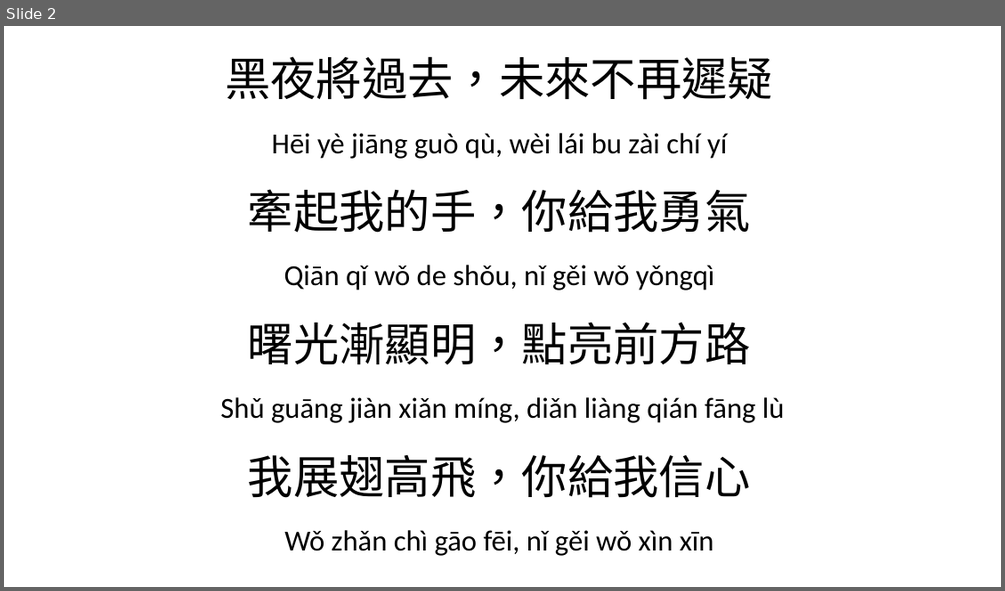
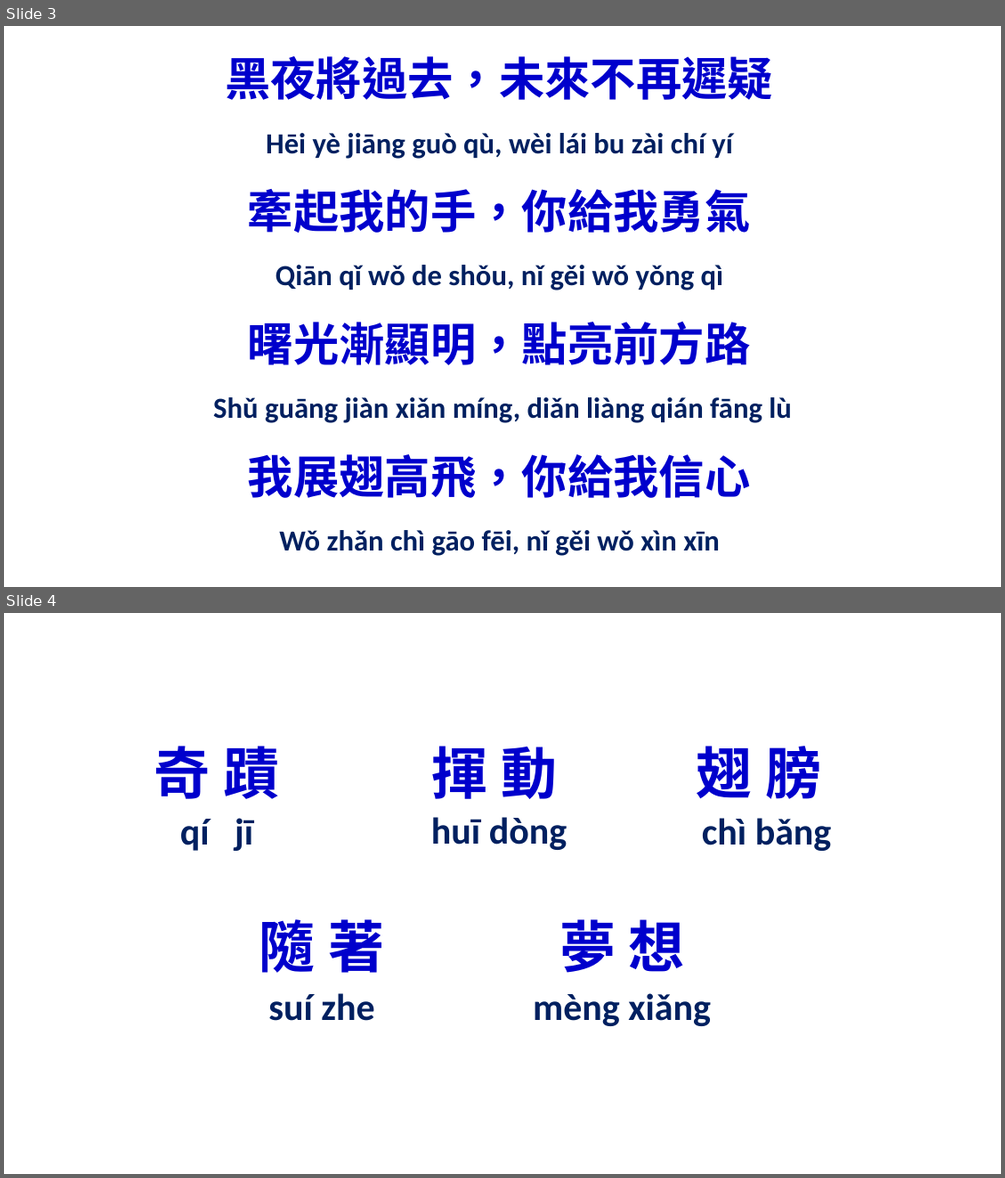
Before and after one commit to batisuoc/free-school-class, a slide deck: chinese/相信有愛就有奇蹟.pptx. Shown one above the other, each under a label of ours: slide 2 before the commit, slides 3 and 4 after it. The pictures are 1005x591 and 1005x1178 pixels, drawn with LibreOffice and Linux fonts; fonts in the diff are those of the drawing; background and template pictures are left out. Boxes give left, top, right and bottom in pixels: in the first picture for what was removed or moved away, otherwise in the second. Text is boxed around its words. In the diff, an @@ line names an element or a change of style, - is before the commit and + after.

```diff
--- a/chinese/相信有愛就有奇蹟.pptx
+++ b/chinese/相信有愛就有奇蹟.pptx
@@ slide 4 added at [4, 613, 1001, 1174], background picture (left out) @@
@@ text added at [154, 746, 279, 799], 54 pt, text #0000CC, bold @@
+奇 蹟
@@ text added at [432, 746, 557, 799], 54 pt, text #0000CC, bold @@
+揮 動
@@ text added at [696, 746, 821, 799], 54 pt, text #0000CC, bold @@
+翅 膀
@@ text added at [180, 818, 253, 851], 36 pt, text #002060, bold @@
+qí jī
@@ text added at [431, 817, 566, 850], 36 pt, text #002060, bold @@
+huī dòng
@@ text added at [702, 818, 832, 851], 36 pt, text #002060, bold @@
+chì bǎng
@@ text added at [259, 919, 384, 973], 54 pt, text #0000CC, bold @@
+隨 著
@@ text added at [559, 919, 684, 973], 54 pt, text #0000CC, bold @@
+夢 想
@@ text added at [268, 993, 374, 1021], 36 pt, text #002060, bold @@
+suí zhe
@@ text added at [533, 993, 711, 1026], 36 pt, text #002060, bold @@
+mèng xiǎng
@@ what was slide 2 is now slide 3 @@
@@ slide 3 changed as well @@
@@ text at [275, 265, 724, 290]: text changed; text colour #000000 to #002060; bold on @@
-Qiān qǐ wǒ de shǒu, nǐ gěi wǒ yǒngqì
+Qiān qǐ wǒ de shǒu, nǐ gěi wǒ yǒng qì
@@ text colour #000000 to #0000CC, bold on in 4 elements at [225, 56, 773, 100], [248, 189, 751, 232], [248, 321, 751, 365], [248, 454, 751, 498] @@
@@ text colour #000000 to #002060, bold on in 3 elements at [266, 133, 732, 159], [213, 397, 792, 423], [279, 530, 720, 556] @@
```
Also in this commit, not shown: 4 other slides changed, 7 other slides added.
